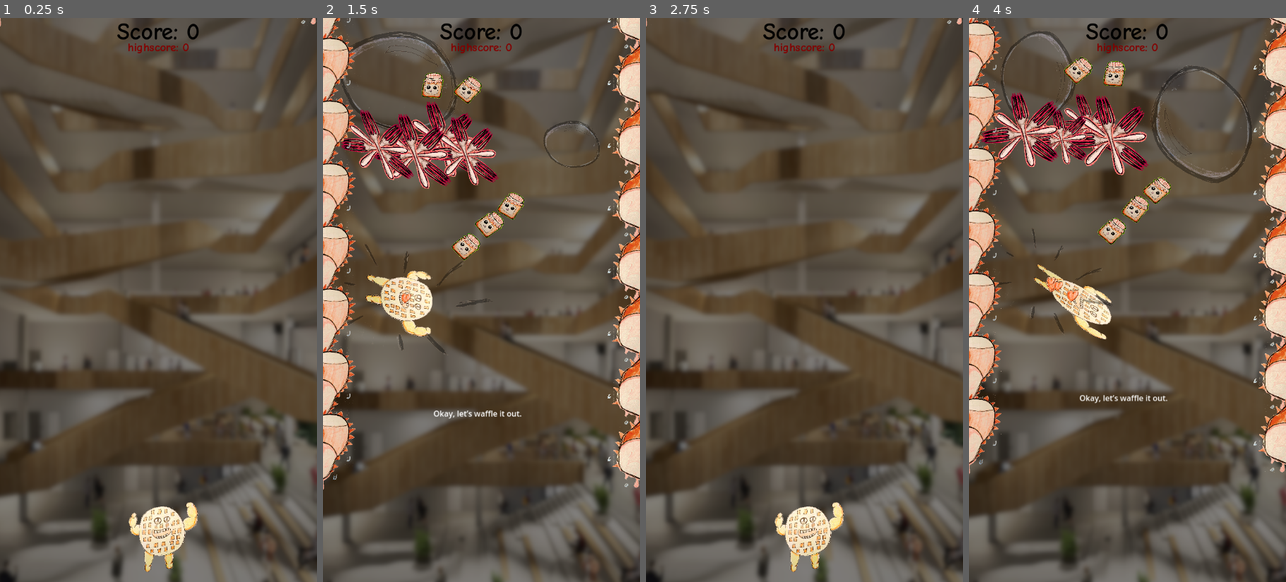
Above: before the commit, frames 1-4 (left to right).
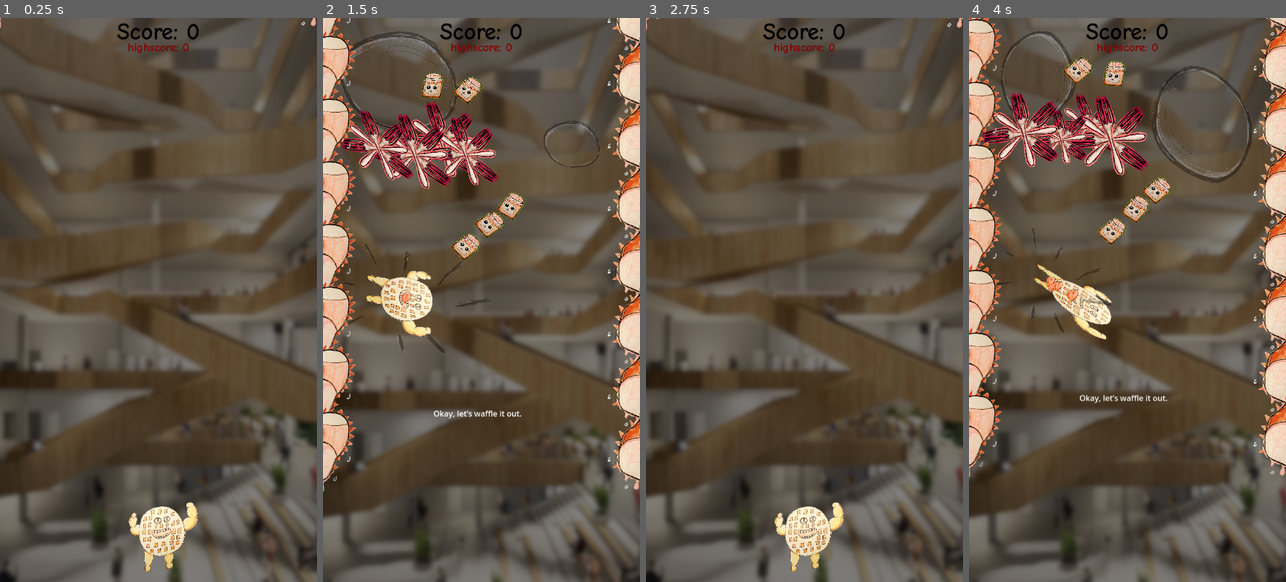
Above: after the commit, the same moments.

Repository: Slideshow776/GGJ2025
Game: Godot game, scene res://scenes/game.tscn
The game is run twice, just before and just after one commit, with the same random seed, the same clock (stepped at 60 frames per second) and the same inputs.
Inputs (mouse positions are in pixels of both pictures, inside the frame that each line leads up to):
- Up to frame 1 (0.25 s): no input
- Up to frame 2 (1.5 s): tap Enter at 0.5 s; move the mouse to (551, 271) at 0.52 s; click (551, 271) at 0.67 s; move the mouse to (418, 328) at 1.27 s; click (418, 328) at 1.42 s
- Up to frame 3 (2.75 s): move the mouse to (836, 175) at 2.02 s; click (836, 175) at 2.17 s
- Up to frame 4 (4 s): tap R (restart) at 2.75 s; move the mouse to (1111, 412) at 2.77 s; click (1111, 412) at 2.92 s; move the mouse to (1222, 384) at 3.52 s; click (1222, 384) at 3.67 s

The runs differ from the first frame. In frame 1, less than 0.1% of the frame differs, in the area x 0-100%, y 0-2%; in frame 2, 3.0%; in frame 3, less than 0.1%; in frame 4, 3.7%, in the area x 0-100%, y 0-82%.

Commit message:
added tween to walls

Diff:
--- a/scenes/wall.tscn
+++ b/scenes/wall.tscn
@@ -1,5 +1,6 @@
-[gd_scene load_steps=5 format=3 uid="uid://dm38iob7fov24"]
+[gd_scene load_steps=6 format=3 uid="uid://dm38iob7fov24"]
 
+[ext_resource type="Script" path="res://scripts/wall.gd" id="1_2t4c0"]
 [ext_resource type="Texture2D" uid="uid://bssmei5ig0vs1" path="res://assets/images/mouth.png" id="1_e3c0v"]
 [ext_resource type="Script" path="res://scripts/kill_entity.gd" id="2_6s1b8"]
 
@@ -12,8 +13,10 @@
 [node name="Wall" type="CharacterBody2D"]
 collision_layer = 2
 collision_mask = 0
+script = ExtResource("1_2t4c0")
 
 [node name="Sprite2D" type="Sprite2D" parent="."]
+unique_name_in_owner = true
 position = Vector2(-7.99999, 7.00001)
 scale = Vector2(0.132308, 0.11421)
 texture = ExtResource("1_e3c0v")
--- /dev/null
+++ b/scripts/sprite_2d.gd
@@ -0,0 +1 @@
+extends Sprite2D
--- a/scripts/wall.gd
+++ b/scripts/wall.gd
@@ -1 +1,28 @@
-extends KillEntity
+extends CharacterBody2D
+
+var original_scale: Vector2
+
+@onready var sprite_2d: Sprite2D = %Sprite2D
+
+func _ready() -> void:
+	# Store the original scale for reference
+	original_scale = sprite_2d.scale
+	animate_wall()  # Start the licking animation
+
+func animate_wall() -> void:
+	while true:
+		# Create a tween and add it to the scene tree
+		var tween = create_tween()
+
+		# Lick out (scale up or stretch)
+		var target_scale = original_scale * Vector2(1.0, 1.1)  # Stretch vertically
+		tween.tween_property(sprite_2d, "scale", target_scale, 0.9).set_trans(Tween.TRANS_SINE).set_ease(Tween.EASE_OUT)
+		await tween.finished  # Wait for the tween to finish
+
+		# Lick back (return to original scale)
+		tween = create_tween()  # Create a new tween for the next animation
+		tween.tween_property(sprite_2d, "scale", original_scale, 0.9).set_trans(Tween.TRANS_SINE).set_ease(Tween.EASE_IN)
+		await tween.finished
+
+		# Pause between licks to look creepy
+		await get_tree().create_timer(randf_range(0.9, 1.1)).timeout
